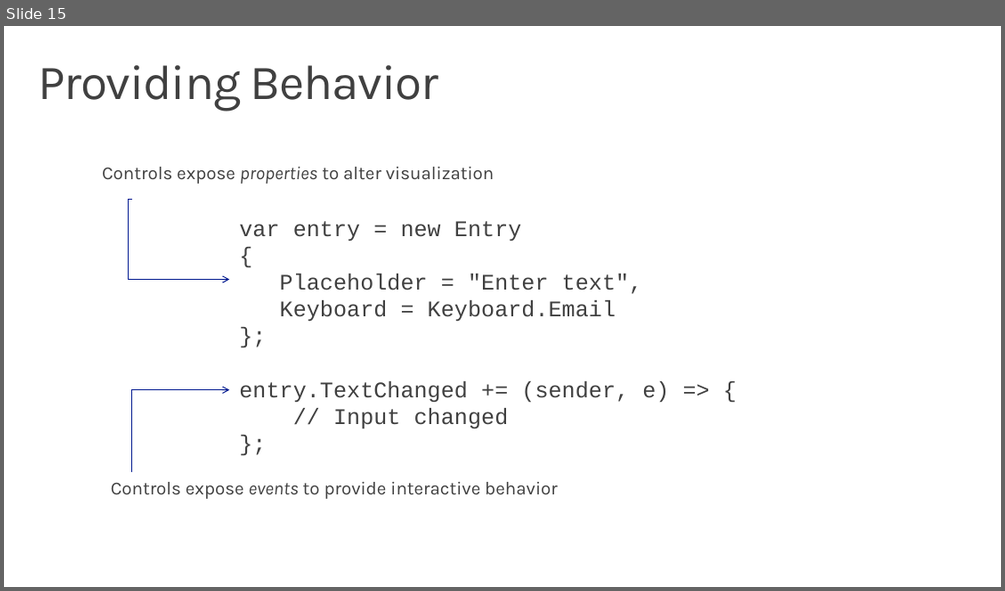
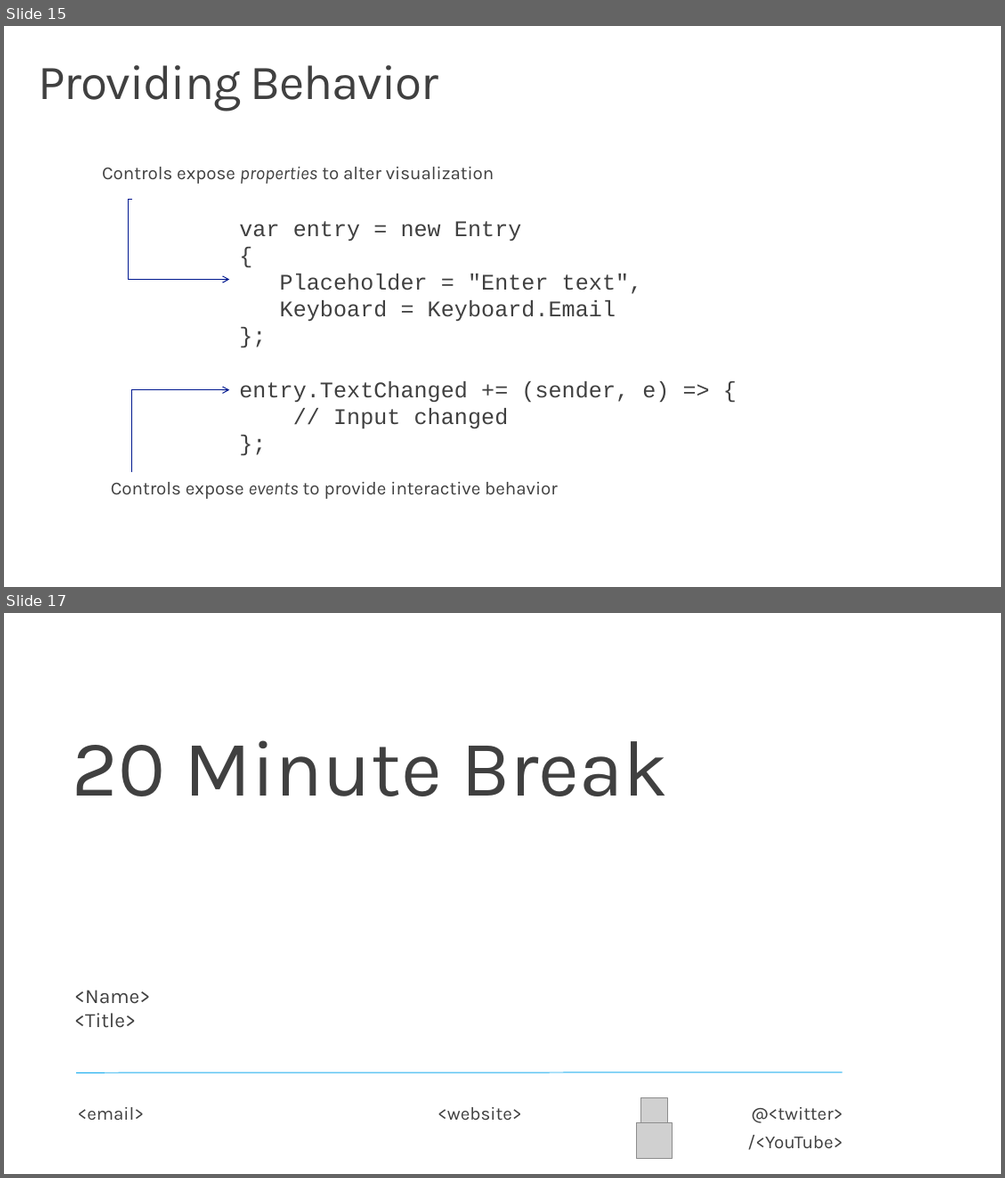
Before and after one commit to dotnet-presentations/dotnet-maui-workshop, a slide deck: Slides/Workshop1 - Our First App.pptx. Shown one above the other, each under a label of ours: slide 15 before the commit, slides 15 and 17 after it; the slides between them are not shown. The pictures are 1005x591 and 1005x1178 pixels, drawn with LibreOffice and Linux fonts; fonts in the diff are those of the drawing; grey boxes stand for pictures; background and template pictures are left out. Boxes give left, top, right and bottom in pixels: in the first picture for what was removed or moved away, otherwise in the second. Text is boxed around its words. In the diff, an @@ line names an element or a change of style, - is before the commit and + after.

```diff
--- a/Slides/Workshop1 - Our First App.pptx
+++ b/Slides/Workshop1 - Our First App.pptx
@@ slide 17 added at (x1=4, y1=613, x2=1001, y2=1174), background #FFFFFF @@
@@ text added at (x1=73, y1=740, x2=668, y2=796), 76.5 pt, text #404040 @@
+20 Minute Break
@@ text added at (x1=74, y1=989, x2=150, y2=1028), 19.6 pt, text #404040 @@
+<Name>
+<Title>
@@ line added from (77, 1073) to (842, 1072), #16ACEE 0.85 pt @@
@@ text added at (x1=78, y1=1107, x2=145, y2=1119), 17.6 pt, text #404040 @@
+<email>
@@ text added at (x1=437, y1=1107, x2=521, y2=1120), 17.6 pt, text #404040 @@
+<website>
@@ picture added at (x1=641, y1=1097, x2=668, y2=1125) @@
@@ text added at (x1=747, y1=1107, x2=842, y2=1150), 17.6 pt, text #404040 @@
+@<twitter>
+/<YouTube>
@@ picture added at (x1=637, y1=1123, x2=672, y2=1159) @@
```
Also in this commit, not shown: 3 slides changed, 1 other slide added, 1 slide removed, 47 other files.
